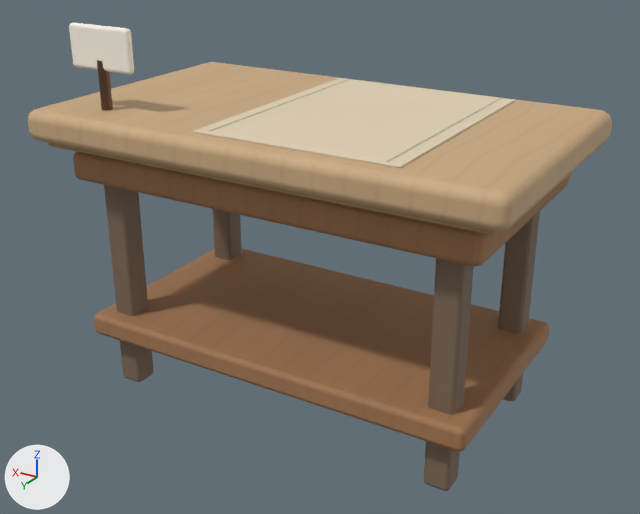
An edit to the glTF model assets/masters/native-v4/display-2.glb, drawn before and after from the same camera.
The view is the same before and after, from a camera (50 mm lens) standing at (-1.397, 2.323, 1.657) and looking at (-0.028, 0.041, 0.516). Lighting does not change. The marker at lower left points along +X, +Y and +Z. The picture after the commit comes second. Vertices at exactly the same position are counted once.

Names of what the first picture shows: 'display-2'.
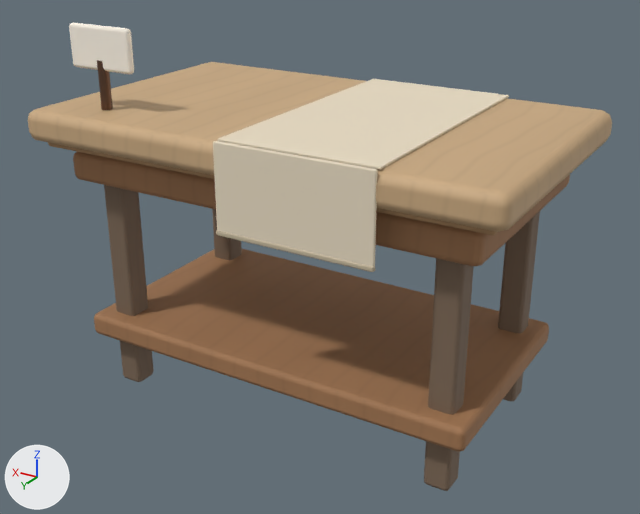
What the commit changed:
Material 'mat.woven-fabric.v1:#E9DCC3:1:r0.94:m0:ior1.45:OPAQUE:ds0:linear-srgb-v2:native-r0.9' (mat_mat_woven_fabric_v1__e9dcc3_1_r0_94_m0_ior1_45_opaque_ds0_linear_srgb_v2_native_r0_9) is new.
Its base color is (0.815, 0.716, 0.546) (beige #e9dcc3).
Its roughness is 0.9.
Material 'mat.woven-fabric.v1:#C2B49A:1:r0.94:m0:ior1.45:OPAQUE:ds0:linear-srgb-v2:native-r0.9' (mat_mat_woven_fabric_v1__c2b49a_1_r0_94_m0_ior1_45_opaque_ds0_linear_srgb_v2_native_r0_9) is new.
Its base color is (0.539, 0.456, 0.323) (beige #c2b49a).
Its roughness is 0.9.
me_mesh_0 is used by ob_display_2; location (0.0, 0.0, 0.0).
me_mesh_0 had 590 vertices, 1128 faces and spanned x -0.79..0.79, y -0.47..0.47, z 0.0..1.25.
me_mesh_0 now has 686 vertices, 1320 faces and spans x -0.79..0.79, y -0.47..0.48, z 0.0..1.25.
me_mesh_0 part 1: the loose piece of 56 vertices spanning x -0.7..0.7, y -0.38..0.38, z 0.75..0.85 is copied, and the copy is scaled about its middle by (0.36, 0.0153, 0.148), then moved by (-0.2, 0.47, -0.07), in mat_mat_woven_fabric_v1__c2b49a_1_r0_94_m0_ior1_45_opaque_ds0_linear_srgb_v2_native_r0_9 (beige #c2b49a); it spans x -0.45..0.05, y 0.46..0.48, z 0.73..0.74.
me_mesh_0 part 2: a new loose piece of 44 vertices spanning x -0.45..0.05, y 0.47..0.48, z 0.73..1.0, in mat_mat_woven_fabric_v1__e9dcc3_1_r0_94_m0_ior1_45_opaque_ds0_linear_srgb_v2_native_r0_9 (beige #e9dcc3).
me_mesh_0 part 3: the loose piece of 8 vertices spanning x 0.12, y -0.4..0.4, z 1.0 is deleted.
me_mesh_0 part 4: the loose piece of 8 vertices spanning x -0.44, y -0.4..0.4, z 1.0 is deleted.
Part 5, on me_mesh_0:
23 vertices are removed from x -0.48..0.16, y -0.41..0.41, z 0.99..1.0.
74 faces are deleted.
4 vertices in x -0.48, y -0.41, z 0.99..1.0 move by (0.03, -0.04, 0.0).
3 vertices in x -0.48, y 0.41, z 0.99..1.0 move by (0.03, 0.04, 0.0).
14 vertices move from x -0.49..0.17, y -0.41..0.41, z 0.99..1.0 to x -0.45..0.05, y -0.46..0.45, z 0.99..1.0.
35 vertices are added at x -0.45..0.05, y -0.46..0.46, z 0.99..1.0.
98 new faces join them, mat_mat_woven_fabric_v1__e9dcc3_1_r0_94_m0_ior1_45_opaque_ds0_linear_srgb_v2_native_r0_9 (beige #e9dcc3).
me_mesh_0 part 6: 14 faces spanning x -0.45..0.05, y -0.46..0.45, z 0.99..1.0 switch from mat_mat_woven_fabric_v1__e0d1b5_1_r0_94_m0_ior1_45_opaque_ds0_linear_srgb_v2_native_r0_9 (beige #e0d1b5) to mat_mat_woven_fabric_v1__e9dcc3_1_r0_94_m0_ior1_45_opaque_ds0_linear_srgb_v2_native_r0_9 (beige #e9dcc3).
me_mesh_0 no longer uses material mat_mat_woven_fabric_v1__c1b698_1_r0_94_m0_ior1_45_opaque_ds0_linear_srgb_v2_native_r0_9 (beige #c1b698).
me_mesh_0 gains material mat_mat_woven_fabric_v1__c2b49a_1_r0_94_m0_ior1_45_opaque_ds0_linear_srgb_v2_native_r0_9 (beige #c2b49a).

Where the change shows, as pixel boxes [x1, y1, x2, y2] in the pictures (640 x 514 px; the box of a moved part takes in the faces that stretch with it):
part 1 of me_mesh_0, added
    after: [216, 230, 375, 272]
part 2 of me_mesh_0, added
    after: [213, 141, 378, 268]
part 3 of me_mesh_0, deleted
    before: [209, 79, 348, 131]
part 4 of me_mesh_0, deleted
    before: [386, 98, 501, 162]
part 5 of me_mesh_0, moved or reshaped
    before: [193, 96, 514, 168]
    after: [217, 79, 509, 170]
part 6 of me_mesh_0, recoloured
    before: [194, 78, 515, 168]
    after: [381, 96, 509, 169]
